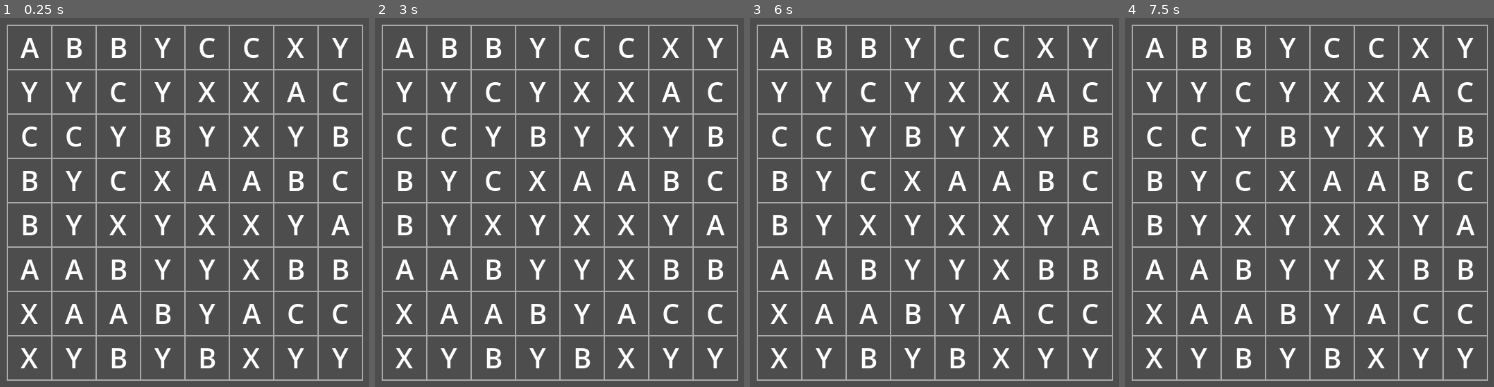
Above: before the commit, frames 1-4 (left to right).
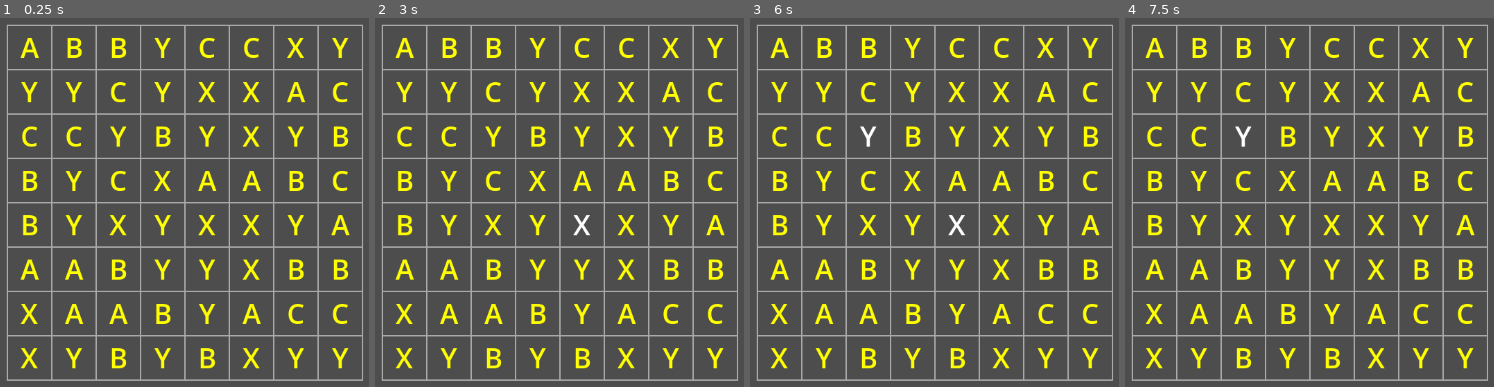
Above: after the commit, the same moments.

Repository: fehudma/godot_projects
Game: Godot game, scene res://Scenes/game.tscn
The game is run twice, just before and just after one commit, with the same random seed, the same clock (stepped at 60 frames per second) and the same inputs.
Inputs (mouse positions are in pixels of both pictures, inside the frame that each line leads up to):
- Up to frame 1 (0.25 s): no input
- Up to frame 2 (3 s): tap Enter at 0.5, 2 s; move the mouse to (outside the picture) at 0.52 s; click (outside the picture) at 0.67 s; tap Space at 1.25, 2.75 s; move the mouse to (577, 228) at 1.27 s; click (577, 228) at 1.42 s; move the mouse to (outside the picture) at 2.02 s; click (outside the picture) at 2.17 s; move the mouse to (696, 294) at 2.77 s; click (696, 294) at 2.92 s
- Up to frame 3 (6 s): tap Enter at 3.5 s; move the mouse to (outside the picture) at 3.52 s; click (outside the picture) at 3.67 s; tap Space at 4.25 s; move the mouse to (871, 139) at 4.27 s; click (871, 139) at 4.42 s; move the mouse to (outside the picture) at 5.02 s; click (outside the picture) at 5.17 s; move the mouse to (993, 91) at 5.77 s; click (993, 91) at 5.92 s
- Up to frame 4 (7.5 s): move the mouse to (outside the picture) at 6.52 s; click (outside the picture) at 6.67 s; move the mouse to (1327, 228) at 7.27 s; click (1327, 228) at 7.42 s

The runs differ from the first frame. In frame 1, 8.0% of the frame differs, in the area x 5-95%, y 5-96%; in frame 2, 7.9%; in frame 3, 7.8%; in frame 4, 7.9%.

Commit message:
added visual feedback when click piece

Diff:
--- a/Scenes/board.gd
+++ b/Scenes/board.gd
@@ -23,8 +23,8 @@
 var grid: Array[Array] = []
 
 var selected_cell: Vector2i = Vector2i(-1, -1)
+var second_cell: Vector2i = Vector2i(-1, -1)
 
-var second_cell: Vector2i = Vector2i(-1, -1)
 #==========================HELPERS
 #
 func grid_to_pixel(column: int, row: int) -> Vector2:
@@ -97,7 +97,25 @@
 
 	return letter
 
+#check if the pieces are adjacent
+func are_cells_adjacent(first_cell: Vector2i, second_cell: Vector2i) -> bool:
+	var difference := second_cell - first_cell
+	return abs(difference.x) + abs(difference.y) == 1
 
+#
+#Swap the two pieces in the grid array
+func swap_pieces_in_grid(first_cell: Vector2i, second_cell: Vector2i) -> void:
+	var first_piece: Piece = grid[first_cell.x][first_cell.y]
+	var second_piece: Piece = grid[second_cell.x][second_cell.y]
+
+	grid[first_cell.x][first_cell.y] = second_piece
+	grid[second_cell.x][second_cell.y] = first_piece
+
+	first_piece.set_grid_position(second_cell)
+	second_piece.set_grid_position(first_cell)
+
+	first_piece.position = grid_to_pixel(second_cell.x, second_cell.y)
+	second_piece.position = grid_to_pixel(first_cell.x, first_cell.y)
 #==========================
 #“Where should the center of cell (column, row) be?”
 func _draw() -> void:
@@ -149,10 +167,20 @@
 			if is_inside_board(clicked_cell):
 				if selected_cell == Vector2i(-1, -1):
 					selected_cell = clicked_cell
-					print("First cell: ", selected_cell)
+					var selected_piece: Piece = grid[selected_cell.x][selected_cell.y]
+					selected_piece.set_selected(true)
 				else:
 					second_cell = clicked_cell
-					print("Second cell: ", second_cell)
+					var cells_are_adjacent: bool = are_cells_adjacent(
+						selected_cell,
+						second_cell
+					)
+
+					if cells_are_adjacent:
+						swap_pieces_in_grid(selected_cell, second_cell)
+
+					var first_piece: Piece = grid[selected_cell.x][selected_cell.y]
+					first_piece.set_selected(false)
 
 					selected_cell = Vector2i(-1, -1)
 					second_cell = Vector2i(-1, -1)
--- a/Scenes/piece.gd
+++ b/Scenes/piece.gd
@@ -20,8 +20,15 @@
 #==========================INIT
 func _ready() -> void:
 	set_letter(letter)
+	set_selected(true)
 
 
 func set_letter(new_letter: String) -> void:
 	letter = new_letter
 	letter_label.text = letter
+
+func set_selected(is_selected: bool) -> void:
+	if is_selected:
+		letter_label.modulate = Color.YELLOW
+	else:
+		letter_label.modulate = Color.WHITE
